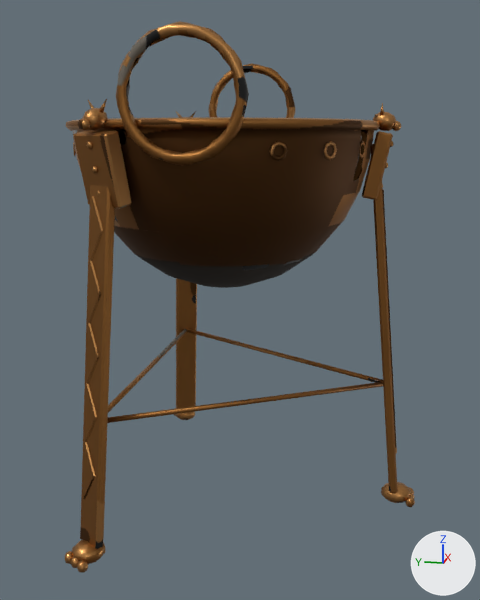
One commit to the glTF model Assets/Models/ArtBible/Items/Bronze/TripodCauldron/glTF/TripodCauldron.gltf: the scene before it, then after it.
One viewpoint serves both versions: a 50 mm lens placed at (-1.506, -0.338, 0.86), pointed at (-0.014, -0.039, 0.487). Lighting does not change. The marker at lower right points along +X, +Y and +Z. The first picture is the older version. Vertices at exactly the same position are counted once.

In view in the first picture: 'TripodCauldron'.
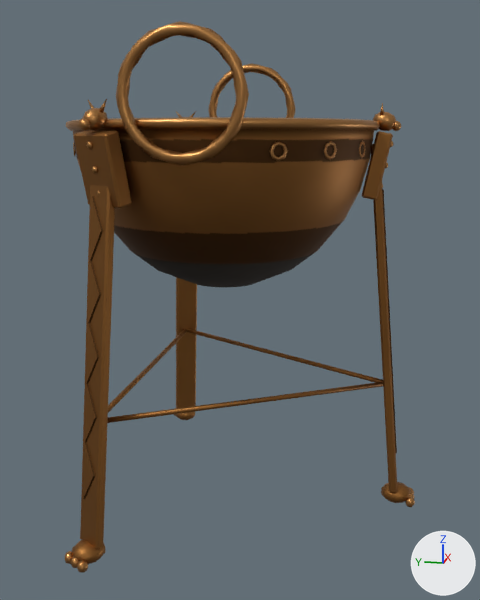
Scene script edits in JSON lines:
```json
{"block": "me_tripodcauldron", "where": "me_tripodcauldron.from_pydata(...)  # 2414 vertices, 4650 faces; spans x -0.416..0.416, y -0.467..0.344, z 0.0..1.05"}
{"block": "me_tripodcauldron", "where": "# used by ob_tripodcauldron; location = (0.0, 0.0, 0.0)"}
{"block": "me_tripodcauldron", "change": "me_tripodcauldron part 1: 168 of 2414 vertices moved; they spanned x -0.212..0.212, y -0.212..0.212, z 0.528..0.609 and now span x -0.218..0.218, y -0.218..0.218, z 0.531..0.614; mean shift (0.0, 0.0, 0.007); largest move (0.123, 0.059, 0.559) -> (0.146, 0.07, 0.573)"}
{"block": "me_tripodcauldron", "change": "me_tripodcauldron part 2: 3998 kept faces spanning x -0.416..0.416, y -0.467..0.344, z 0.0..1.05 get new texture (UV) coordinates"}
```

Changed parts and their boxes (x1, y1, x2, y2) in the pictures (480 x 600 px; the box of a moved part takes in the faces that stretch with it):
```json
{"part": 1, "of": "me_tripodcauldron", "change": "moved or reshaped", "before": [114, 220, 344, 288], "after": [114, 220, 344, 287]}
{"part": 2, "of": "me_tripodcauldron", "change": "surface changed", "before": [66, 27, 415, 560], "after": [66, 27, 415, 560]}
```
